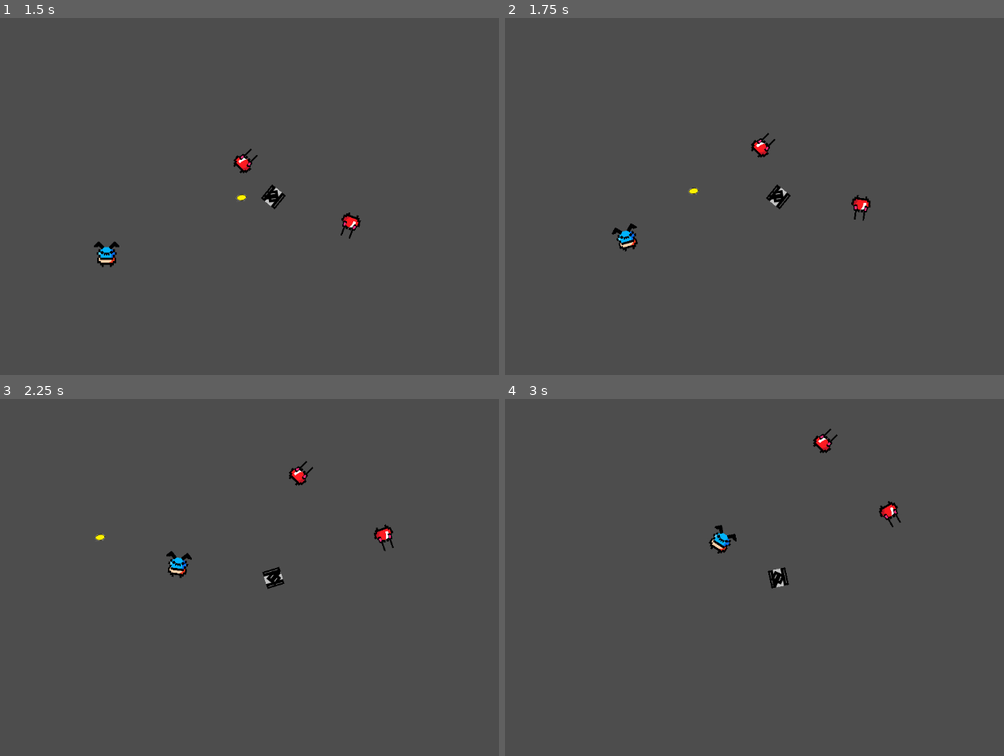
Above: before the commit, frames 1-4 (two rows, left to right).
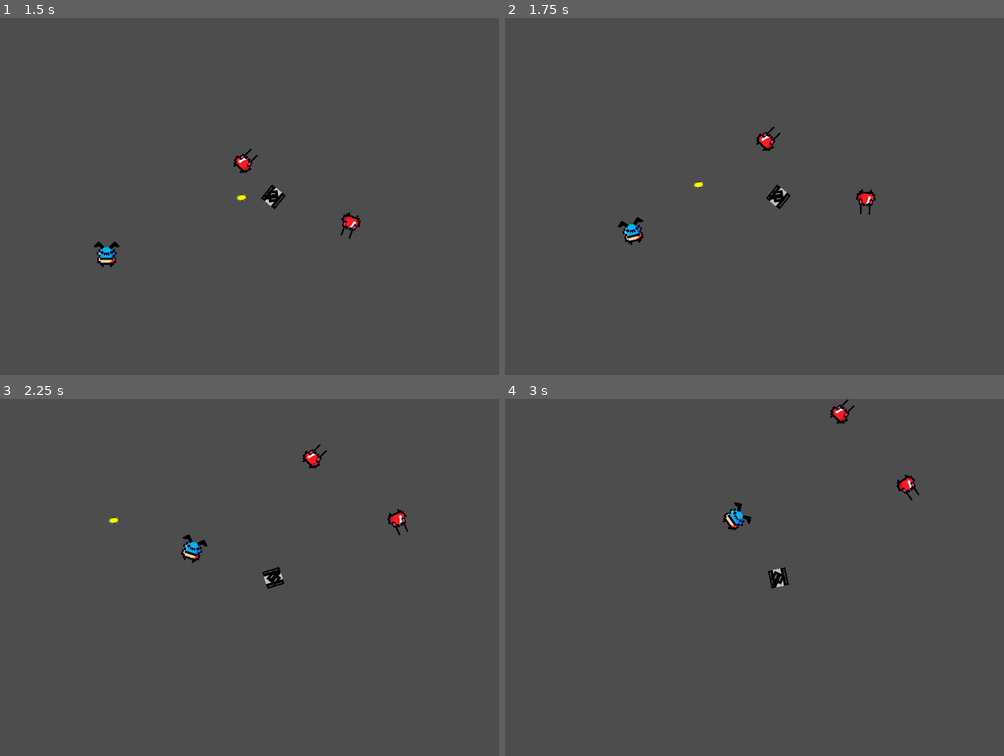
Above: after the commit, the same moments.

Repository: TheCrusty/Biotank-demake
Game: Godot game, scene res://levels/test_level.tscn
Same seed, same stepped clock (60 frames per second), same inputs: the game is played once before the commit and once after it.
Inputs (mouse positions are in pixels of both pictures, inside the frame that each line leads up to):
- Up to frame 1 (1.5 s): move the mouse to (414, 178) at 0.52 s; hold D (Rotate_Right) 0.53-1.28 s; hold Shift (Boost, bound only after the commit) 0.53-1.28 s; move the mouse to (144, 214) at 1.27 s; hold S (Reverse) from 1.28 s (still down); tap Space (Shoot) at 1.35 s
- Up to frame 2 (1.75 s): keep holding S (Reverse); tap Shift (Boost, bound only after the commit) at 1.55 s
- Up to frame 3 (2.25 s): move the mouse to (339, 498) at 2.02 s; release S (Reverse) at 2.03 s; hold D (Rotate_Right) from 2.03 s (still down); hold Shift (Boost, bound only after the commit) from 2.03 s (still down)
- Up to frame 4 (3 s): move the mouse to (744, 648) at 2.77 s; release D (Rotate_Right) at 2.78 s; release Shift (Boost, bound only after the commit) at 2.78 s; hold W (Forward) from 2.78 s (still down); tap Shift (Boost, bound only after the commit) at 2.85 s

Frame 1 is identical in both runs. In frame 2, 0.8% of the frame differs, in the area x 21-75%, y 30-66%; in frame 3, 1.1%, in the area x 18-82%, y 12-51%; in frame 4, 1.1%.

Commit message:
added boost

Diff:
--- a/levels/player.gd
+++ b/levels/player.gd
@@ -1,11 +1,12 @@
 extends CharacterBody2D
 
-@export var speed = 0.0
 @export var max_speed = 14450.0
 @export var damper = 0.015
 @export var rotation_speed = 3
 
 var engine_power = 800
+var boost_power = 1600
+var current_boost = 0
 
 var acceleration = Vector2.ZERO
 
@@ -16,6 +17,10 @@
 
 
 func get_input():
+	if Input.is_action_pressed("Boost"):
+		current_boost = boost_power
+	else:
+		current_boost = 0
 	if Input.is_action_just_pressed("Shoot"):
 		var projectile_instance = projectile.instantiate()
 		projectile_instance.shooter = self
@@ -24,7 +29,7 @@
 	else:
 		rotation_direction = Input.get_axis("Rotate_Left", "Rotate_Right")
 		if Input.is_action_pressed("Forward") or Input.is_action_pressed("Reverse"):
-			acceleration = transform.x * engine_power * Input.get_axis("Forward", "Reverse")
+			acceleration = transform.x * (engine_power + current_boost) * Input.get_axis("Forward", "Reverse")
 
 func _physics_process(delta):
 	acceleration = Vector2.ZERO
@@ -39,7 +44,6 @@
 	#fully stops at low speeds
 	if velocity.length() < 5:
 		velocity = Vector2.ZERO
-	# friction increases with velocity, slows down more quickly the faster you are moving
 	var friction_force = velocity * friction
 	if velocity.length() < 100:
 		friction_force *= 3
--- a/project.godot
+++ b/project.godot
@@ -42,3 +42,8 @@
 "events": [Object(InputEventKey,"resource_local_to_scene":false,"resource_name":"","device":-1,"window_id":0,"alt_pressed":false,"shift_pressed":false,"ctrl_pressed":false,"meta_pressed":false,"pressed":false,"keycode":0,"physical_keycode":32,"key_label":0,"unicode":32,"echo":false,"script":null)
 ]
 }
+Boost={
+"deadzone": 0.5,
+"events": [Object(InputEventKey,"resource_local_to_scene":false,"resource_name":"","device":-1,"window_id":0,"alt_pressed":false,"shift_pressed":false,"ctrl_pressed":false,"meta_pressed":false,"pressed":false,"keycode":0,"physical_keycode":4194325,"key_label":0,"unicode":0,"echo":false,"script":null)
+]
+}
